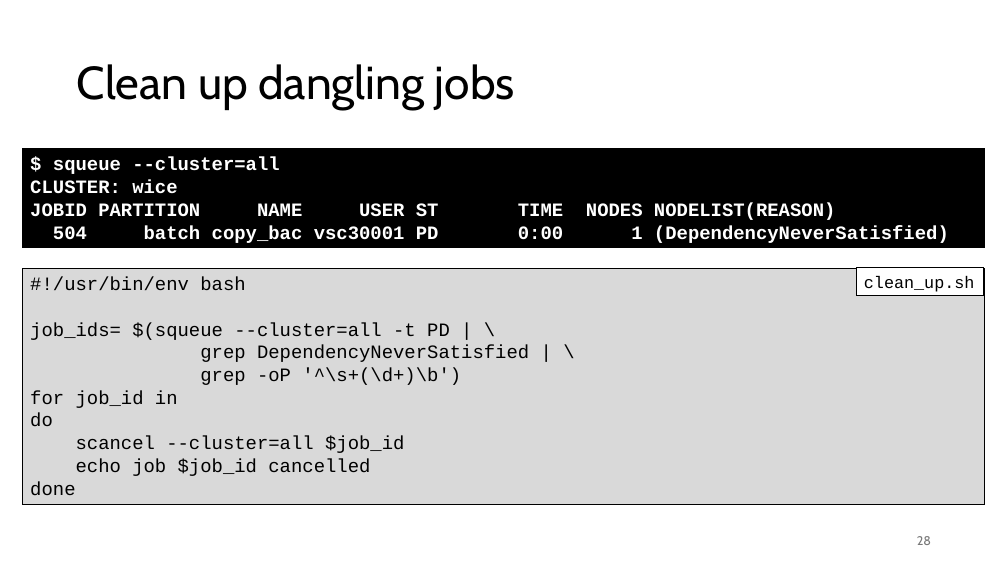
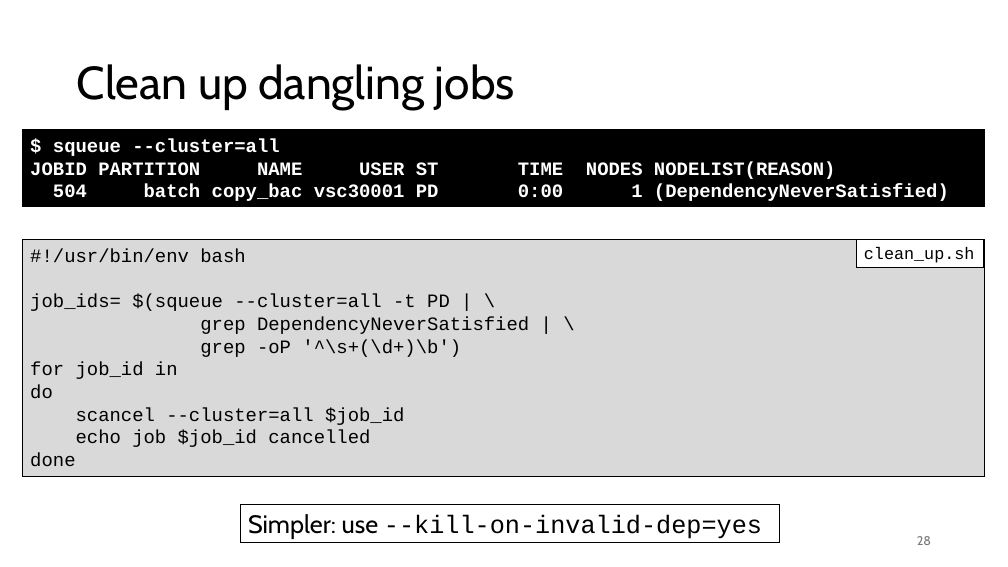
Before and after one commit to gjbex/Workflows-for-HPC, a slide deck: slide 28 of workflow_for_HPC.pptx. Drawn at 1008x567 pixels with LibreOffice and Linux fonts; fonts in the diff are those of the drawing. Boxes give left, top, right and bottom in pixels: in the first picture for what was removed or moved away, otherwise in the second. Text is boxed around its words. In the diff, an @@ line names an element or a change of style, - is before the commit and + after.

Commit message:
Add remark on clean up of invalid dependency jobs

```diff
--- a/workflow_for_HPC.pptx
+++ b/workflow_for_HPC.pptx
@@ rectangle "$ squeue --cluster=all": place and size @@
-rectangle "$ squeue --cluster=all" at [23,148,985,247]
+rectangle "$ squeue --cluster=all" at [23,130,985,206]
@@ text in rectangle at [30,180,177,194]: paragraph removed @@
-CLUSTER: wice
@@ rectangle "#!/usr/bin/env bash": place and size @@
-rectangle "#!/usr/bin/env bash" at [23,268,985,505]
+rectangle "#!/usr/bin/env bash" at [23,240,985,476]
@@ rectangle "clean_up.sh": place and size @@
-rectangle "clean_up.sh" at [857,268,985,296]
+rectangle "clean_up.sh" at [857,240,985,268]
@@ rectangle added at [240,504,780,542], outline #000000 0.75 pt, 24 pt, text #000000 @@
+Simpler: use --kill-on-invalid-dep=yes
```
